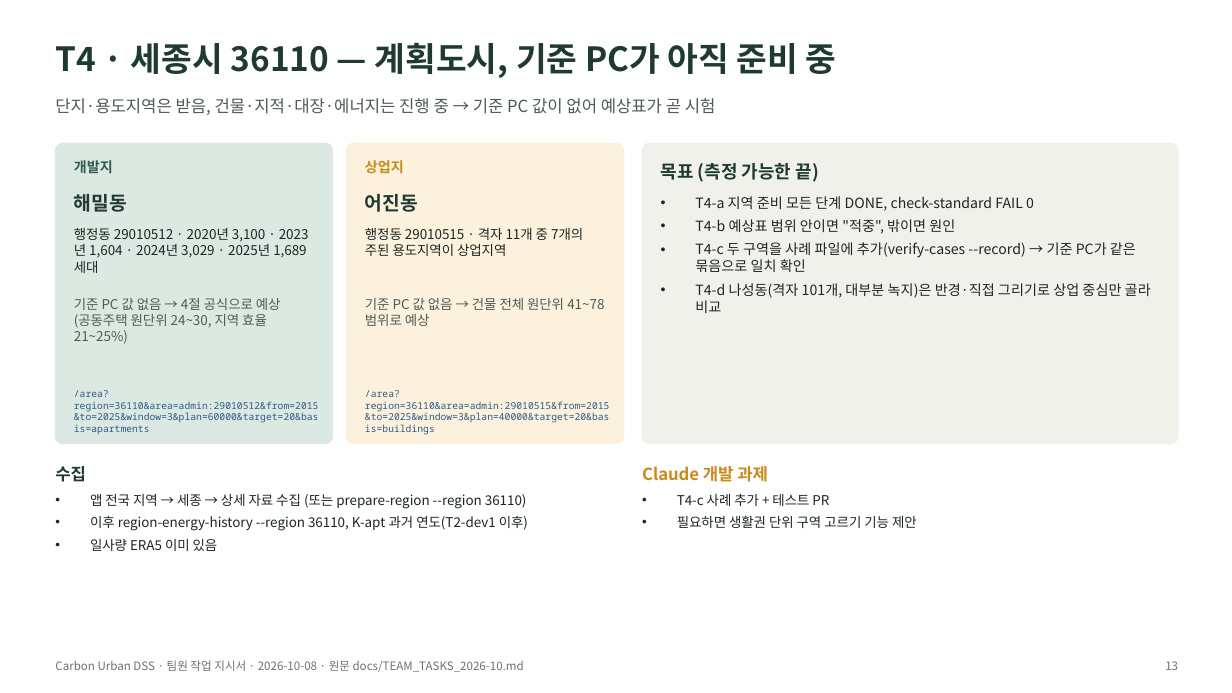
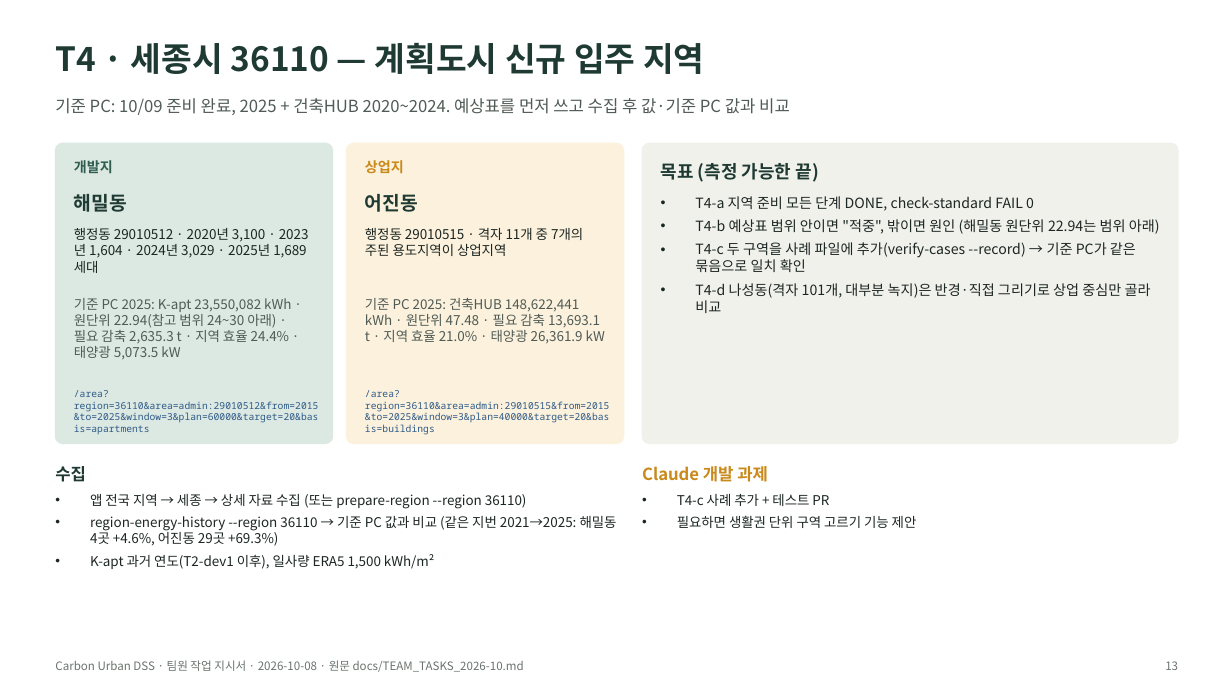
Before and after one commit to shy0401/Carbon-Urban-DSS, a slide deck: slide 13 of docs/presentation/Carbon-Urban-DSS-팀원-작업지시서.pptx. Drawn at 1232x693 pixels with LibreOffice and Linux fonts; fonts in the diff are those of the drawing. Boxes give left, top, right and bottom in pixels: in the first picture for what was removed or moved away, otherwise in the second. Text is boxed around its words. In the diff, an @@ line names an element or a change of style, - is before the commit and + after.

```diff
--- a/docs/presentation/Carbon-Urban-DSS-팀원-작업지시서.pptx
+++ b/docs/presentation/Carbon-Urban-DSS-팀원-작업지시서.pptx
@@ text at box(55, 43, 704, 74): text changed @@
-T4 · 세종시 36110 — 계획도시, 기준 PC가 아직 준비 중
+T4 · 세종시 36110 — 계획도시 신규 입주 지역
@@ text at box(55, 98, 790, 115): text changed @@
-단지·용도지역은 받음, 건물·지적·대장·에너지는 진행 중 → 기준 PC 값이 없어 예상표가 곧 시험
+기준 PC: 10/09 준비 완료, 2025 + 건축HUB 2020~2024. 예상표를 먼저 쓰고 수집 후 값·기준 PC 값과 비교
@@ text at box(695, 219, 1160, 234): text changed @@
-• T4-b 예상표 범위 안이면 "적중", 밖이면 원인
+• T4-b 예상표 범위 안이면 "적중", 밖이면 원인 (해밀동 원단위 22.94는 범위 아래)
@@ text at box(74, 298, 291, 359): text changed @@
-기준 PC 값 없음 → 4절 공식으로 예상 (공동주택 원단위 24~30, 지역 효율 21~25%)
+기준 PC 2025: K-apt 23,550,082 kWh · 원단위 22.94(참고 범위 24~30 아래) · 필요 감축 2,635.3 t · 지역 효율 24.4% · 태양광 5,073.5 kW
@@ text at box(365, 298, 605, 344): text changed @@
-기준 PC 값 없음 → 건물 전체 원단위 41~78 범위로 예상
+기준 PC 2025: 건축HUB 148,622,441 kWh · 원단위 47.48 · 필요 감축 13,693.1 t · 지역 효율 21.0% · 태양광 26,361.9 kW
@@ text at box(90, 516, 617, 569): text changed @@
-• 이후 region-energy-history --region 36110, K-apt 과거 연도(T2-dev1 이후)
-• 일사량 ERA5 이미 있음
+• region-energy-history --region 36110 → 기준 PC 값과 비교 (같은 지번 2021→2025: 해밀동 4곳 +4.6%, 어진동 29곳 +69.3%)
+• K-apt 과거 연도(T2-dev1 이후), 일사량 ERA5 1,500 kWh/m²
```
Also in this commit, not shown: 1 other slide changed, 4 other files.
